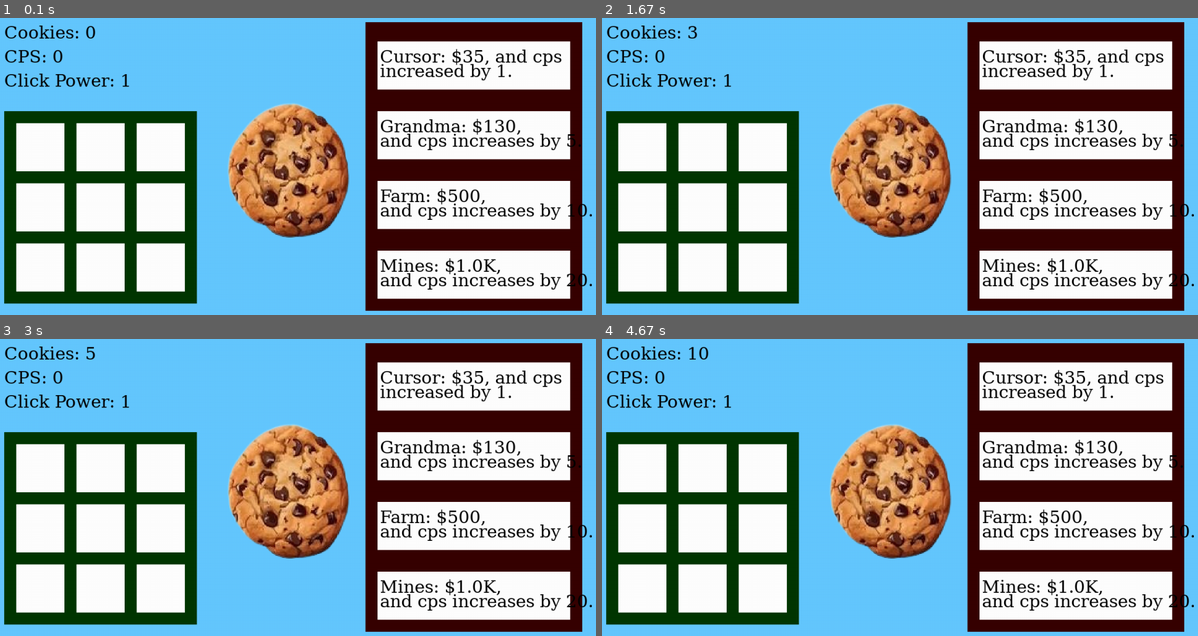
Above: before the commit, frames 1-4 (two rows, left to right).
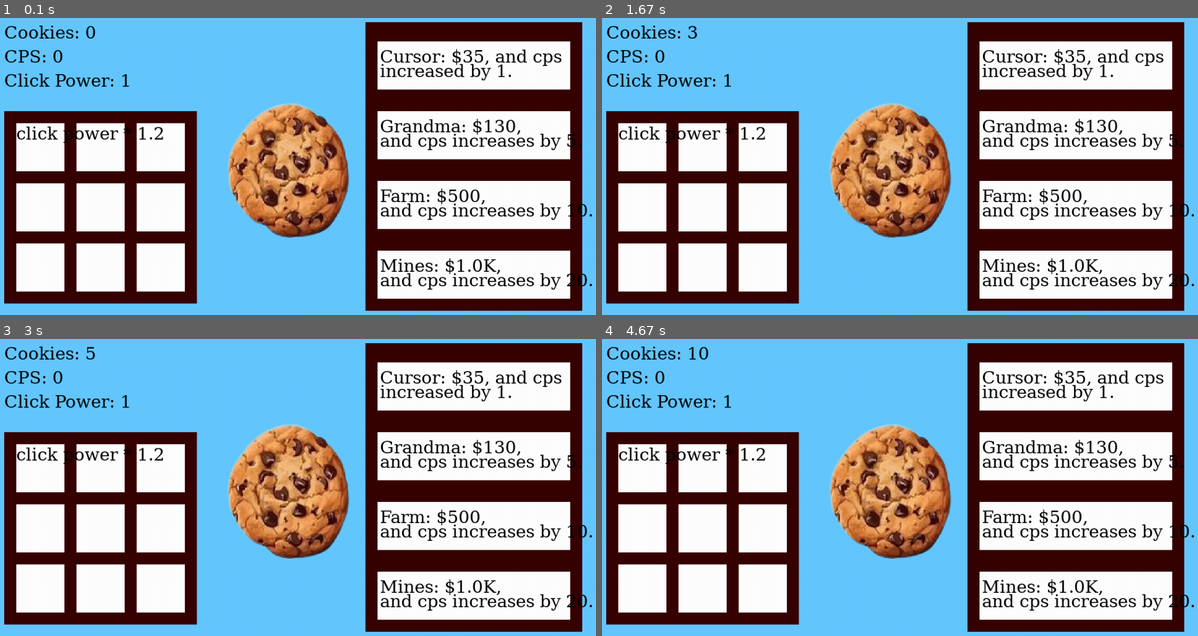
Above: after the commit, the same moments.

Repository: lambo-n/thecoderschool-pygames
Game: pygame game, started from zoieCookieClicker.py
Same seed, same stepped clock (60 frames per second), same inputs: the game is played once before the commit and once after it.
Inputs (mouse positions are in pixels of both pictures, inside the frame that each line leads up to):
- Up to frame 1 (0.1 s): no input
- Up to frame 2 (1.67 s): click (888, 172) at 0.38 s; click (953, 196) at 0.72 s; click (888, 172) at 1.55 s
- Up to frame 3 (3 s): press the mouse at (470, 386) at 1.87 s; move the mouse to (375, 463) at 1.97 s; release the mouse at (280, 540) at 2.1 s; click (250, 460) at 2.22 s
- Up to frame 4 (4.67 s): click (828, 523) at 3.05 s; click (947, 505) at 3.38 s; click (840, 469) at 3.72 s; click (828, 511) at 4.05 s; press the mouse at (828, 511) at 4.37 s; move the mouse to (894, 499) at 4.47 s; release the mouse at (953, 487) at 4.6 s

The runs differ from the first frame. In frame 1, 9.5% of the frame differs, in the area x 0-33%, y 31-97%; in frame 2, 9.5%; in frame 3, 9.5%; in frame 4, 9.5%.

Commit message:
Change second shop color and add tool1 description

Diff:
--- a/zoieCookieClicker.py
+++ b/zoieCookieClicker.py
@@ -141,7 +141,7 @@
     pygame.draw.rect(screen, "white", upgrade4Rect)
 
     # secondary shop
-    pygame.draw.rect(screen, (0, 55, 0), secondShopRect)
+    pygame.draw.rect(screen, (55,0,0), secondShopRect)
 
     pygame.draw.rect(screen, "white", tool1Rect)
     pygame.draw.rect(screen, "white", tool2Rect)
@@ -175,6 +175,9 @@
     screen.blit(upgrade4line1, (830, 535))
     screen.blit(upgrade4line2, (830, 565))
 
+    tool1space1 = font.render("click power * 1.2", True, "black")
+    screen.blit(tool1space1,(75, 260, 100, 100))
+
 
     # flip() the display to put youn screen
     pygame.display.flip()
